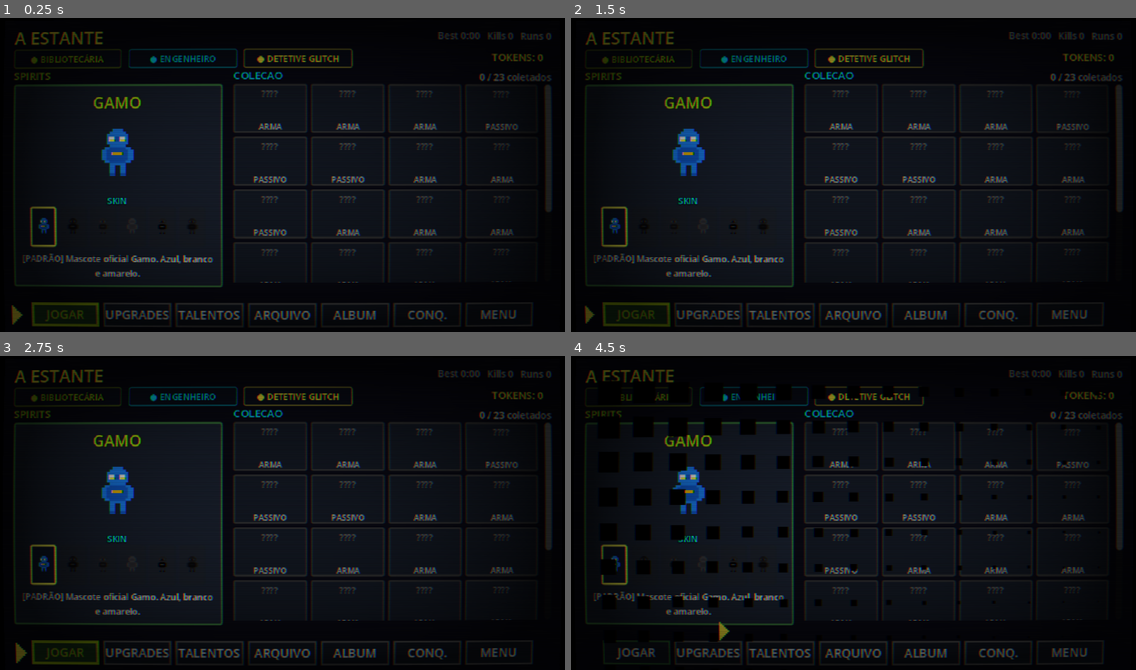
Above: before the commit, frames 1-4 (two rows, left to right).
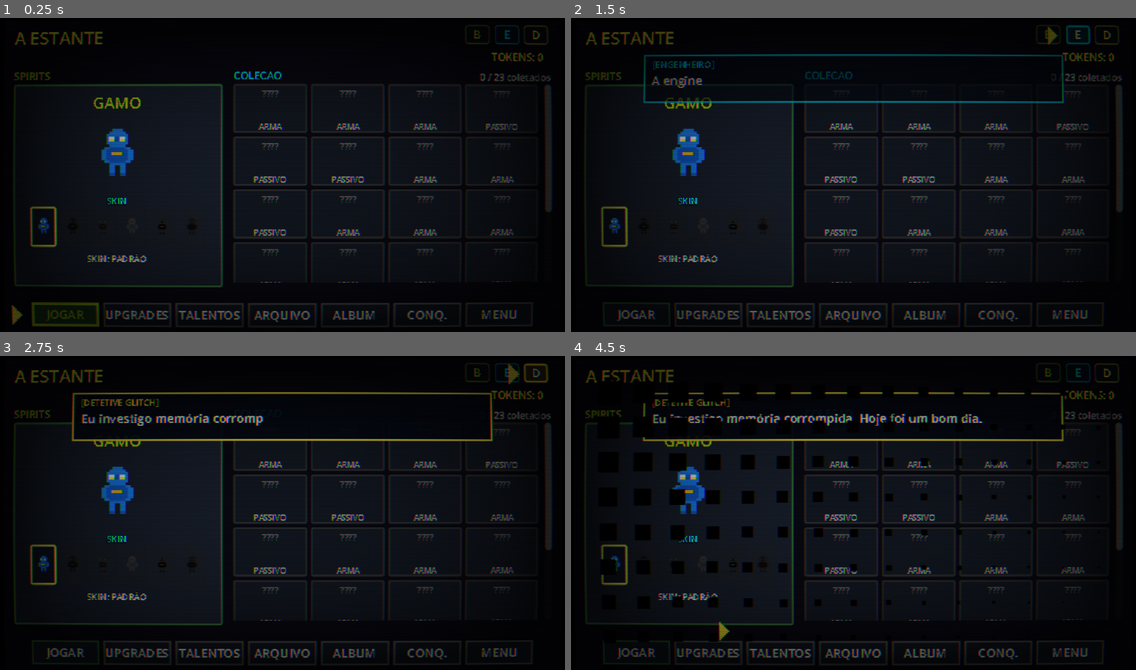
Above: after the commit, the same moments.

Repository: mateusbatatais/gamo-game
Game: Godot game, scene res://scenes/hub.tscn
The game is run twice, just before and just after one commit, with the same random seed, the same clock (stepped at 60 frames per second) and the same inputs. This scene is started directly instead of the project's main scene.
Inputs (mouse positions are in pixels of both pictures, inside the frame that each line leads up to):
- Up to frame 1 (0.25 s): no input
- Up to frame 2 (1.5 s): click (1051, 33) at 0.5 s, where only the run after the commit has a clickable "B"; click (1079, 33) at 1.25 s, where only the run after the commit has a clickable "E"
- Up to frame 3 (2.75 s): click (542, 371) at 2 s, where only the run after the commit has a clickable "D"
- Up to frame 4 (4.5 s): click "JOGAR" at 2.75 s; click "JOGAR" at 3.5 s; click "JOGAR SEM MODIFICADOR" at 4.25 s

The runs differ from the first frame. In frame 1, 4.5% of the frame differs, in the area x 2-98%, y 2-97%; in frame 2, 6.7%; in frame 3, 7.3%, in the area x 2-98%, y 2-99%; in frame 4, 6.4%.
Error before the commit: Parse Error: Cannot find member "HINTING_FULL" in base "TextServer". (res://scripts/autoload/font_setup.gd:22)

Commit message:
resolve bug

Diff:
--- a/scripts/autoload/font_setup.gd
+++ b/scripts/autoload/font_setup.gd
@@ -18,8 +18,11 @@
 		var ff: FontFile = fb
 		# Antialiasing GRAYSCALE em vez de NONE — preserva feel chunky em textos
 		# grandes mas evita jaggies severas nos labels pequenos (10-12).
-		ff.antialiasing = TextServer.FONT_ANTIALIASING_GRAY
-		ff.hinting = TextServer.HINTING_FULL
+		# Pixel-perfect: sem antialiasing, sem hinting, sem subpixel.
+		# Mantém o look retro 16-bit — em canvas_items mode renderiza com mais
+		# pixels por glyph que o viewport mode original, então fica legível.
+		ff.antialiasing = TextServer.FONT_ANTIALIASING_NONE
+		ff.hinting = TextServer.HINTING_NONE
 		ff.subpixel_positioning = TextServer.SUBPIXEL_POSITIONING_DISABLED
 		ff.force_autohinter = false
 		ff.allow_system_fallback = false
--- a/scripts/scenes/hub.gd
+++ b/scripts/scenes/hub.gd
@@ -37,14 +37,18 @@
 	title.size = Vector2(160, 24)
 	add_child(title)
 
-	var stats := Label.new()
-	stats.text = _format_stats()
-	stats.add_theme_font_size_override("font_size", 11)
-	stats.add_theme_color_override("font_color", Color(0.7, 0.7, 0.7))
-	stats.position = Vector2(VIEWPORT_W - 280, 10)
-	stats.size = Vector2(270, 14)
-	stats.horizontal_alignment = HORIZONTAL_ALIGNMENT_RIGHT
-	add_child(stats)
+	# Stats removidos do topo da hub — já aparecem no menu principal.
+	# Em vez disso, mostra só "PRESTIGE NG+X" se aplicável (compacto).
+	if GameState.prestige_level > 0:
+		var prestige := Label.new()
+		prestige.text = "★ NG+%d" % GameState.prestige_level
+		prestige.add_theme_font_size_override("font_size", 12)
+		prestige.add_theme_color_override("font_color", Color("#e040fb"))
+		prestige.add_theme_color_override("font_outline_color", Color.BLACK)
+		prestige.add_theme_constant_override("outline_size", 2)
+		prestige.position = Vector2(180, 10)
+		prestige.size = Vector2(80, 16)
+		add_child(prestige)
 
 	_build_spirits_panel()
 	_build_collection_panel()
@@ -53,11 +57,11 @@
 
 
 func _build_npcs() -> void:
-	# Strip de 3 NPCs visitantes no topo, abaixo do título.
-	# Reduzido pra não tocar o token label à direita.
+	# 3 NPCs como avatares compactos no canto superior direito.
+	# Sem labels — só ícone colorido + tooltip com nome (clique abre dialog).
 	var npcs := HubNpcs.new()
-	npcs.position = Vector2(12, 34)
-	npcs.size = Vector2(390, 22)
+	npcs.position = Vector2(VIEWPORT_W - 110, 6)
+	npcs.size = Vector2(98, 22)
 	add_child(npcs)
 
 
@@ -361,7 +365,9 @@
 	if def == null:
 		info.text = ""
 		return
-	info.text = "[%s] %s" % [def.display_name.to_upper(), def.description]
+	# Só o nome da skin — descrição completa fica no tooltip (não polui o card).
+	info.text = "SKIN: %s" % def.display_name.to_upper()
+	info.tooltip_text = def.description
 
 
 func _grayscale(palette: Dictionary) -> Dictionary:
--- a/scripts/ui/hub_npcs.gd
+++ b/scripts/ui/hub_npcs.gd
@@ -5,7 +5,7 @@
 class_name HubNpcs
 extends Control
 
-const NPC_W := 124
+const NPC_W := 28
 const NPC_H := 22
 
 # Banco de falas por NPC. Cada clique sorteia uma diferente.
@@ -44,37 +44,38 @@
 	var hbox := HBoxContainer.new()
 	hbox.position = Vector2.ZERO
 	hbox.size = size
-	hbox.add_theme_constant_override("separation", 8)
+	hbox.add_theme_constant_override("separation", 6)
 	add_child(hbox)
 
+	# Avatares compactos — só inicial + cor, nome no tooltip.
 	hbox.add_child(_make_npc_btn(
-		"BIBLIOTECARIA", "Bibliotecária", Color("#9bbc0f"), LINES_BIBLIOTECARIA
+		"BIBLIOTECARIA", "Bibliotecária", "B", Color("#9bbc0f"), LINES_BIBLIOTECARIA
 	))
 	hbox.add_child(_make_npc_btn(
-		"ENGENHEIRO", "Engenheiro", Color("#00e5ff"), LINES_ENGENHEIRO
+		"ENGENHEIRO", "Engenheiro", "E", Color("#00e5ff"), LINES_ENGENHEIRO
 	))
 	hbox.add_child(_make_npc_btn(
-		"DETETIVE_GLITCH", "Detetive Glitch", Color("#ffeb3b"), LINES_DETETIVE
+		"DETETIVE_GLITCH", "Detetive Glitch", "D", Color("#ffeb3b"), LINES_DETETIVE
 	))
 
 
-func _make_npc_btn(id: String, label_text: String, accent: Color, lines: Array) -> Button:
+func _make_npc_btn(id: String, label_text: String, initial: String, accent: Color, lines: Array) -> Button:
 	var btn := Button.new()
 	btn.custom_minimum_size = Vector2(NPC_W, NPC_H)
-	btn.text = "● " + label_text.to_upper()
-	btn.add_theme_font_size_override("font_size", 10)
+	btn.text = initial
+	btn.add_theme_font_size_override("font_size", 14)
 	btn.add_theme_color_override("font_color", accent)
 	btn.add_theme_color_override("font_hover_color", Color.WHITE)
 	btn.add_theme_color_override("font_focus_color", Color.WHITE)
 	btn.add_theme_color_override("font_outline_color", Color.BLACK)
 	btn.add_theme_constant_override("outline_size", 2)
-	btn.tooltip_text = "Clique pra conversar com %s" % label_text
+	btn.tooltip_text = "%s — clique pra falar" % label_text
 
 	var sb := StyleBoxFlat.new()
-	sb.bg_color = Color(0.05, 0.07, 0.12, 0.65)
-	sb.border_color = Color(accent.r, accent.g, accent.b, 0.6)
+	sb.bg_color = Color(0.05, 0.07, 0.12, 0.75)
+	sb.border_color = Color(accent.r, accent.g, accent.b, 0.75)
 	sb.set_border_width_all(1)
-	sb.set_corner_radius_all(2)
+	sb.set_corner_radius_all(3)
 	btn.add_theme_stylebox_override("normal", sb)
 
 	var sb_focus := sb.duplicate() as StyleBoxFlat
